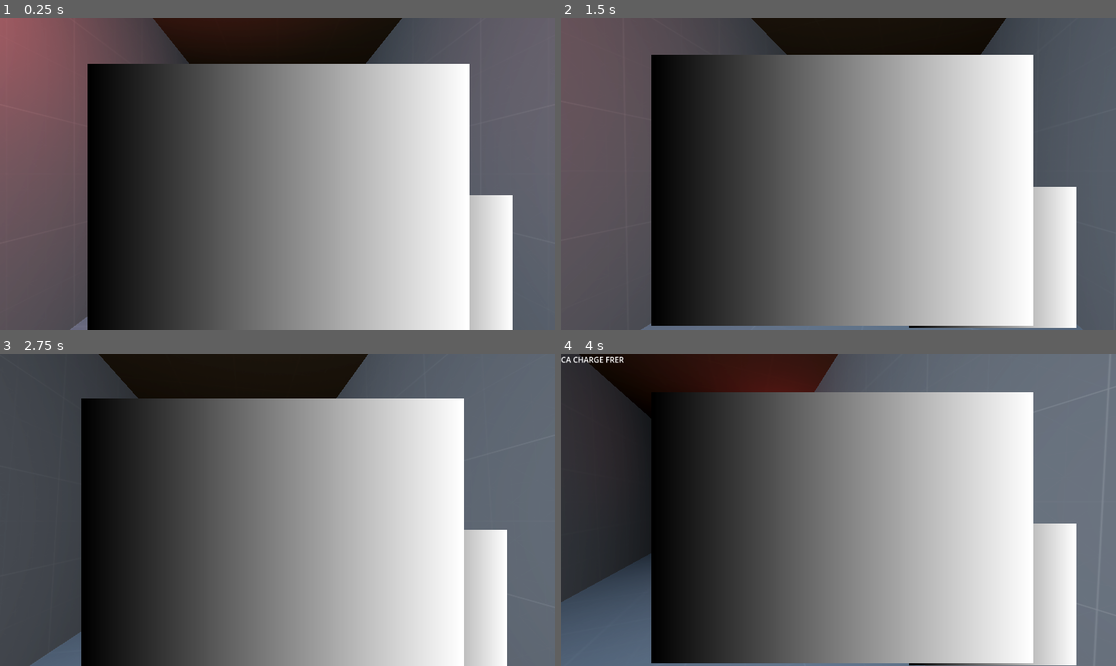
Above: before the commit, frames 1-4 (two rows, left to right).
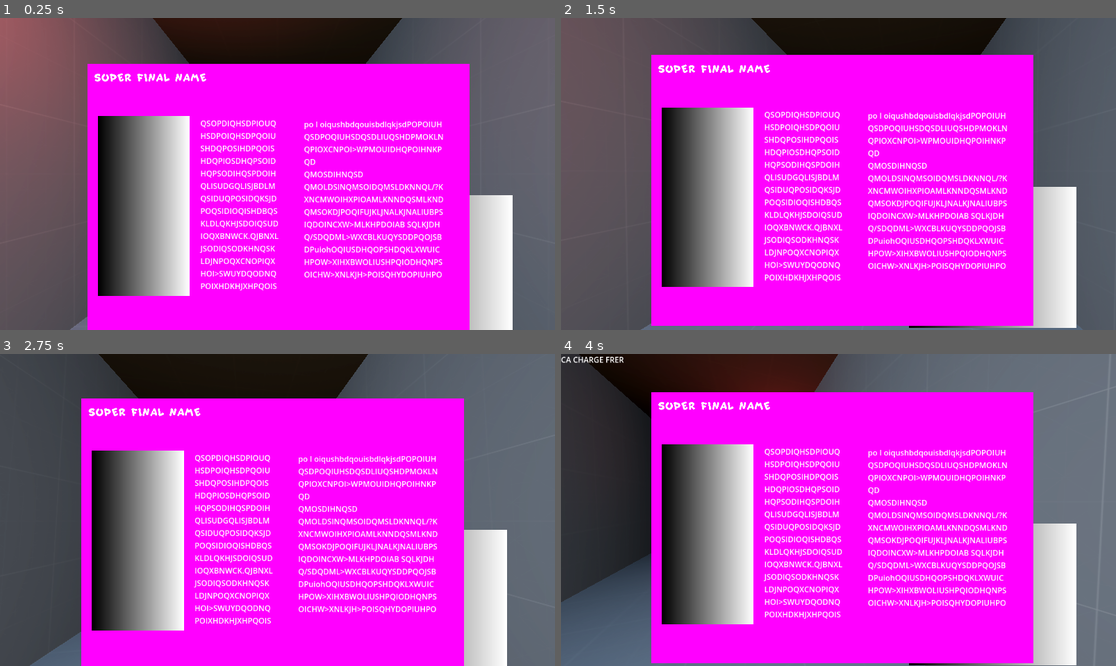
Above: after the commit, the same moments.

Repository: Bigaston/LDJam55
Game: Godot game, scene res://scenes/game/level.tscn
Two runs of this game, one before a commit and one after it. Both use one fixed random seed, a clock stepped at 60 frames per second and the inputs below.
Inputs (mouse positions are in pixels of both pictures, inside the frame that each line leads up to):
- Up to frame 1 (0.25 s): no input
- Up to frame 2 (1.5 s): tap Enter at 0.5 s; move the mouse to (866, 174) at 0.52 s; hold W (move_forward) from 0.53 s (still down); move the mouse to (810, 174) at 1.27 s
- Up to frame 3 (2.75 s): keep holding W (move_forward); move the mouse to (288, 503) at 2.02 s
- Up to frame 4 (4 s): keep holding W (move_forward); move the mouse to (832, 516) at 2.77 s; move the mouse to (877, 513) at 3.52 s

The runs differ from the first frame. In frame 1, 57% of the frame differs, in the area x 15-85%, y 14-100%; in frame 2, 58%, in the area x 16-86%, y 11-99%; in frame 3, 57%; in frame 4, 58%.

Commit message:
Add lore to resources

Diff:
--- a/objects/ui/Book.gd
+++ b/objects/ui/Book.gd
@@ -1,5 +1,6 @@
 extends Control
 
+@export var spells: SpellBook
 @export var closed_book: Control
 @export var opened_book: Control
 
@@ -15,6 +16,8 @@
 var initial_opened_book_position: Vector2
 
 var is_book_open = false
+
+var current_page = 0
 
 func _ready():
 	initial_closed_book_position = $ClosedBook.position
--- a/objects/ui/Book.tscn
+++ b/objects/ui/Book.tscn
@@ -1,16 +1,24 @@
-[gd_scene load_steps=6 format=3 uid="uid://dijrqujuat5md"]
+[gd_scene load_steps=10 format=3 uid="uid://dijrqujuat5md"]
 
 [ext_resource type="Script" path="res://objects/ui/Book.gd" id="1_07p7n"]
+[ext_resource type="Resource" uid="uid://q4cwk244at8e" path="res://resources/content/SpellBook.tres" id="2_al7fj"]
+[ext_resource type="FontFile" uid="uid://cuy7ri4b1ts8c" path="res://resources/fonts/More 15.ttf" id="3_fml0h"]
 
 [sub_resource type="Gradient" id="Gradient_ry0sm"]
 
 [sub_resource type="GradientTexture2D" id="GradientTexture2D_85bbc"]
 gradient = SubResource("Gradient_ry0sm")
 
-[sub_resource type="Gradient" id="Gradient_vr4vn"]
+[sub_resource type="PlaceholderTexture2D" id="PlaceholderTexture2D_0o704"]
 
-[sub_resource type="GradientTexture2D" id="GradientTexture2D_46vam"]
-gradient = SubResource("Gradient_vr4vn")
+[sub_resource type="LabelSettings" id="LabelSettings_stsm2"]
+font = ExtResource("3_fml0h")
+font_size = 32
+
+[sub_resource type="Gradient" id="Gradient_fxu0m"]
+
+[sub_resource type="GradientTexture2D" id="GradientTexture2D_bbfn1"]
+gradient = SubResource("Gradient_fxu0m")
 
 [node name="Book" type="Control" node_paths=PackedStringArray("closed_book", "opened_book")]
 layout_mode = 3
@@ -20,6 +28,7 @@
 grow_horizontal = 2
 grow_vertical = 2
 script = ExtResource("1_07p7n")
+spells = ExtResource("2_al7fj")
 closed_book = NodePath("ClosedBook")
 opened_book = NodePath("OpenedBook")
 speed_multiplier = 20.0
@@ -77,4 +86,82 @@
 offset_right = 397.0
 grow_horizontal = 2
 grow_vertical = 0
-texture = SubResource("GradientTexture2D_46vam")
+texture = SubResource("PlaceholderTexture2D_0o704")
+
+[node name="FinalSpell" type="Control" parent="OpenedBook"]
+layout_mode = 1
+anchors_preset = 7
+anchor_left = 0.5
+anchor_top = 1.0
+anchor_right = 0.5
+anchor_bottom = 1.0
+offset_left = -20.0
+offset_top = -40.0
+offset_right = 20.0
+grow_horizontal = 2
+grow_vertical = 0
+
+[node name="Label" type="Label" parent="OpenedBook/FinalSpell"]
+layout_mode = 1
+anchors_preset = 7
+anchor_left = 0.5
+anchor_top = 1.0
+anchor_right = 0.5
+anchor_bottom = 1.0
+offset_left = -382.0
+offset_top = -551.0
+offset_right = -148.0
+offset_bottom = -519.0
+grow_horizontal = 2
+grow_vertical = 0
+text = "SUPER FINAL NAME"
+label_settings = SubResource("LabelSettings_stsm2")
+
+[node name="TextureRect" type="TextureRect" parent="OpenedBook/FinalSpell"]
+layout_mode = 1
+anchors_preset = 7
+anchor_left = 0.5
+anchor_top = 1.0
+anchor_right = 0.5
+anchor_bottom = 1.0
+offset_left = -375.0
+offset_top = -454.0
+offset_right = -184.0
+offset_bottom = -81.0
+grow_horizontal = 2
+grow_vertical = 0
+texture = SubResource("GradientTexture2D_bbfn1")
+
+[node name="Label2" type="Label" parent="OpenedBook/FinalSpell"]
+layout_mode = 1
+anchors_preset = 7
+anchor_left = 0.5
+anchor_top = 1.0
+anchor_right = 0.5
+anchor_bottom = 1.0
+offset_left = -162.0
+offset_top = -451.0
+offset_right = 1.0
+offset_bottom = -81.0
+grow_horizontal = 2
+grow_vertical = 0
+text = "QSOPDIQHSDPIOUQHSDPOIQHSDPQOIUSHDQPOSIHDPQOISHDQPIOSDHQPSOIDHQPSODIHQSPDOIHQLISUDGQLISJBDLMQSIDUQPOSIDQKSJDPOQSIDIOQISHDBQSKLDLQKHJSDOIQSUDIOQXBNWCK.QJBNXLJSODIQSODKHNQSKLDJNPOQXCNOPIQXHOI>SWUYDQODNQPOIXHDKHJXHPQOIS"
+autowrap_mode = 1
+
+[node name="Label3" type="Label" parent="OpenedBook/FinalSpell"]
+layout_mode = 1
+anchors_preset = 7
+anchor_left = 0.5
+anchor_top = 1.0
+anchor_right = 0.5
+anchor_bottom = 1.0
+offset_left = 53.0
+offset_top = -449.0
+offset_right = 345.0
+offset_bottom = -96.0
+grow_horizontal = 2
+grow_vertical = 0
+text = "po I oiqushbdqouisbdlqkjsdPOPOIUHQSDPOQIUHSDQSDLIUQSHDPMOKLNQPIOXCNPOI>WPMOUIDHQPOIHNKPQD
+QMOSDIHNQSD
+QMOLDSINQMSOIDQMSLDKNNQL/?KXNCMWOIHXPIOAMLKNNDQSMLKNDQMSOKDJPOQIFUJKLJNALKJN	ALIUBPSIQDOINCXW>MLKHPDOIAB SQLKJDHQ/SDQDML>WXCBLKUQYSDDPQOJSBDPuiohOQIUSDHQOPSHDQKLXWUICHPOW>XIHXBWOLIUSHPQIODHQNPSOICHW>XNLKJH>POISQHYDOPIUHPO"
+autowrap_mode = 1
--- a/scripts/custom_resources/BasicSpell.gd
+++ b/scripts/custom_resources/BasicSpell.gd
@@ -7,3 +7,7 @@
 @export_category("Result")
 @export var result_true: PartSpecification
 @export var result_false: PartSpecification
+
+@export_category("Lore")
+@export var spell_image: Texture2D
+@export_multiline var right_page_text: String
--- a/scripts/custom_resources/FinalSpell.gd
+++ b/scripts/custom_resources/FinalSpell.gd
@@ -8,3 +8,7 @@
 @export var arm_family: CustomTypes.MonsterFamily
 @export var torso_family: CustomTypes.MonsterFamily
 @export var leg_family: CustomTypes.MonsterFamily
+
+@export_category("Lore")
+@export_multiline var left_page_text: String
+@export_multiline var right_page_text: String
